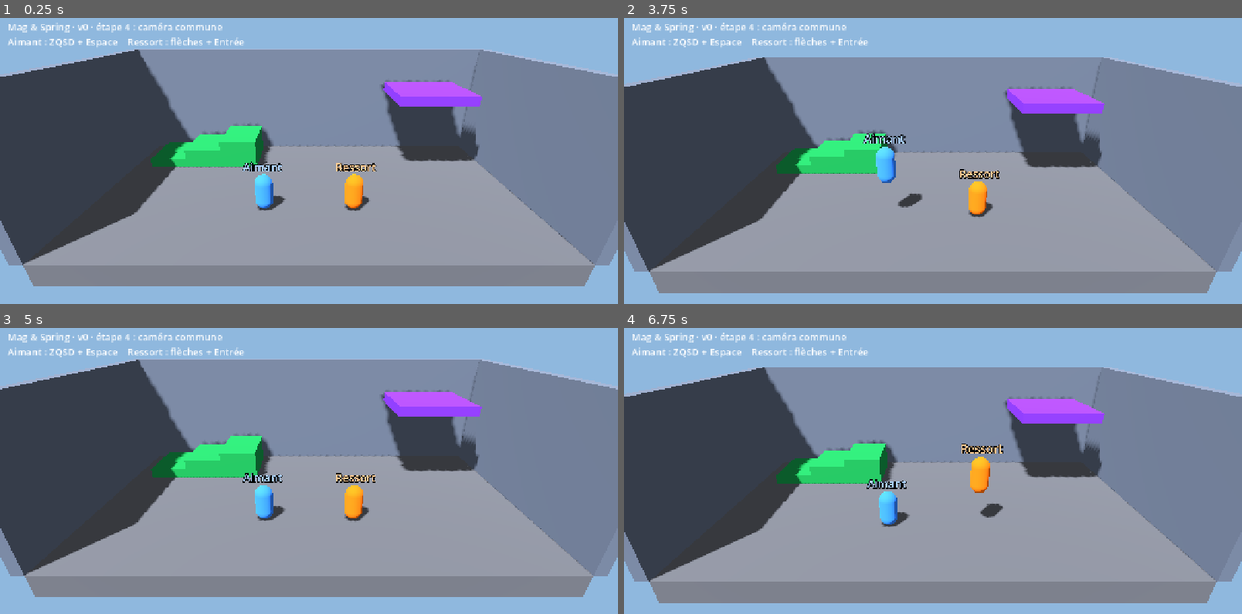
Above: before the commit, frames 1-4 (two rows, left to right).
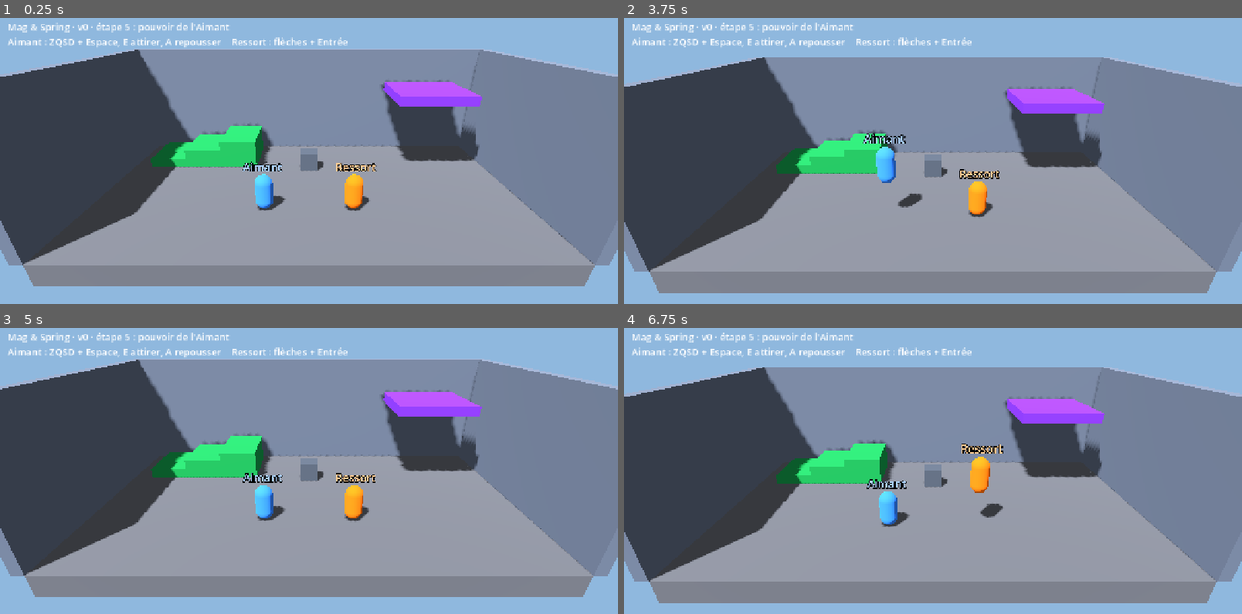
Above: after the commit, the same moments.

Repository: Aphyo/MagSpring
Game: Godot game, scene res://scenes/main.tscn
Two runs of this game, one before a commit and one after it. Both use one fixed random seed, a clock stepped at 60 frames per second and the inputs below.
Inputs:
- Up to frame 1 (0.25 s): no input
- Up to frame 2 (3.75 s): tap Enter at 0.5 s; tap Space at 3.5 s
- Up to frame 3 (5 s): no input
- Up to frame 4 (6.75 s): tap Enter at 6.5 s

The runs differ from the first frame. In frame 1, 0.9% of the frame differs, in the area x 19-57%, y 1-54%; in frame 2, 0.9%; in frame 3, 0.9%; in frame 4, 0.9%.

Commit message:
Étape 5 : l'Aimant attire et repousse une caisse métallique
Caisse RigidBody3D dans le groupe « metal ». Le nœud PouvoirAimant,
enfant de l'Aimant, pousse les objets métalliques à moins de 8 m vers
lui (E, maintenu) ou à l'opposé (A, maintenu), avec un cercle bleu ou
rouge au sol. Le Ressort n'a pas ce nœud, il ne peut rien sur le métal.

Co-Authored-By: Claude Opus 5.5 <noreply@anthropic.com>
Claude-Session: https://claude.ai/code/session_01HXSnhPy7Hz3624mnDq2J47

Diff:
--- /dev/null
+++ b/assets/materials/metal.tres
@@ -0,0 +1,6 @@
+[gd_resource type="StandardMaterial3D" format=3]
+
+[resource]
+albedo_color = Color(0.55, 0.6, 0.68, 1)
+metallic = 0.7
+roughness = 0.35
--- a/project.godot
+++ b/project.godot
@@ -86,6 +86,18 @@
 , Object(InputEventJoypadButton,"resource_local_to_scene":false,"resource_name":"","device":1,"button_index":0,"pressure":0.0,"pressed":false,"script":null)
 ]
 }
+p1_attirer={
+"deadzone": 0.2,
+"events": [Object(InputEventKey,"resource_local_to_scene":false,"resource_name":"","device":-1,"window_id":0,"alt_pressed":false,"shift_pressed":false,"ctrl_pressed":false,"meta_pressed":false,"pressed":false,"keycode":0,"physical_keycode":69,"key_label":0,"unicode":0,"location":0,"echo":false,"script":null)
+, Object(InputEventJoypadButton,"resource_local_to_scene":false,"resource_name":"","device":0,"button_index":10,"pressure":0.0,"pressed":false,"script":null)
+]
+}
+p1_repousser={
+"deadzone": 0.2,
+"events": [Object(InputEventKey,"resource_local_to_scene":false,"resource_name":"","device":-1,"window_id":0,"alt_pressed":false,"shift_pressed":false,"ctrl_pressed":false,"meta_pressed":false,"pressed":false,"keycode":0,"physical_keycode":81,"key_label":0,"unicode":0,"location":0,"echo":false,"script":null)
+, Object(InputEventJoypadButton,"resource_local_to_scene":false,"resource_name":"","device":0,"button_index":9,"pressure":0.0,"pressed":false,"script":null)
+]
+}
 
 [physics]
 
--- a/scenes/main.tscn
+++ b/scenes/main.tscn
@@ -1,9 +1,20 @@
-[gd_scene load_steps=5 format=3]
+[gd_scene load_steps=9 format=3]
 
 [ext_resource type="Script" path="res://scripts/main.gd" id="1_main"]
 [ext_resource type="PackedScene" path="res://scenes/levels/test_room.tscn" id="2_salle"]
 [ext_resource type="PackedScene" path="res://scenes/players/player.tscn" id="3_player"]
 [ext_resource type="Script" path="res://scripts/camera_duo.gd" id="4_camera"]
+[ext_resource type="Script" path="res://scripts/players/magnet_power.gd" id="5_aimant"]
+[ext_resource type="PackedScene" path="res://scenes/objects/metal_crate.tscn" id="6_caisse"]
+
+[sub_resource type="TorusMesh" id="TorusMesh_champ"]
+inner_radius = 1.3
+outer_radius = 1.5
+
+[sub_resource type="StandardMaterial3D" id="StandardMaterial3D_champ"]
+transparency = 1
+shading_mode = 0
+albedo_color = Color(0.3, 0.6, 1, 0.45)
 
 [node name="Main" type="Node3D"]
 script = ExtResource("1_main")
@@ -15,11 +26,22 @@
 nom = "Aimant"
 couleur = Color(0.23, 0.51, 0.96, 1)
 
+[node name="PouvoirAimant" type="Node3D" parent="Aimant"]
+script = ExtResource("5_aimant")
+
+[node name="Cercle" type="MeshInstance3D" parent="Aimant/PouvoirAimant"]
+transform = Transform3D(1, 0, 0, 0, 1, 0, 0, 0, 1, 0, 0.05, 0)
+mesh = SubResource("TorusMesh_champ")
+surface_material_override/0 = SubResource("StandardMaterial3D_champ")
+
 [node name="Ressort" parent="." instance=ExtResource("3_player")]
 transform = Transform3D(1, 0, 0, 0, 1, 0, 0, 0, 1, 2, 0, 2)
 player_id = 2
 nom = "Ressort"
 couleur = Color(0.98, 0.45, 0.09, 1)
+
+[node name="CaisseMetal" parent="." instance=ExtResource("6_caisse")]
+transform = Transform3D(1, 0, 0, 0, 1, 0, 0, 0, 1, 0, 0.5, -2.5)
 
 [node name="CameraDuo" type="Camera3D" parent="." node_paths=PackedStringArray("joueur_a", "joueur_b")]
 transform = Transform3D(1, 0, 0, 0, 1, 0, 0, 0, 1, 0, 9, 14)
@@ -32,8 +54,8 @@
 [node name="Titre" type="Label" parent="."]
 offset_left = 16.0
 offset_top = 12.0
-offset_right = 616.0
+offset_right = 816.0
 offset_bottom = 70.0
 theme_override_font_sizes/font_size = 20
-text = "Mag & Spring · v0 · étape 4 : caméra commune
-Aimant : ZQSD + Espace    Ressort : flèches + Entrée"
+text = "Mag & Spring · v0 · étape 5 : pouvoir de l'Aimant
+Aimant : ZQSD + Espace, E attirer, A repousser    Ressort : flèches + Entrée"
--- /dev/null
+++ b/scenes/objects/metal_crate.tscn
@@ -0,0 +1,25 @@
+[gd_scene load_steps=6 format=3]
+
+[ext_resource type="Script" path="res://scripts/objects/metal_crate.gd" id="1_caisse"]
+[ext_resource type="Material" path="res://assets/materials/metal.tres" id="2_metal"]
+
+[sub_resource type="PhysicsMaterial" id="PhysicsMaterial_caisse"]
+friction = 0.5
+
+[sub_resource type="BoxShape3D" id="BoxShape3D_caisse"]
+size = Vector3(1, 1, 1)
+
+[sub_resource type="BoxMesh" id="BoxMesh_caisse"]
+size = Vector3(1, 1, 1)
+
+[node name="CaisseMetal" type="RigidBody3D"]
+mass = 20.0
+physics_material_override = SubResource("PhysicsMaterial_caisse")
+script = ExtResource("1_caisse")
+
+[node name="Collision" type="CollisionShape3D" parent="."]
+shape = SubResource("BoxShape3D_caisse")
+
+[node name="Visuel" type="MeshInstance3D" parent="."]
+mesh = SubResource("BoxMesh_caisse")
+surface_material_override/0 = ExtResource("2_metal")
--- /dev/null
+++ b/scripts/objects/metal_crate.gd
@@ -0,0 +1,8 @@
+extends RigidBody3D
+## Une caisse en métal : la physique de Godot la fait tomber, glisser et rebondir.
+## Elle est dans le groupe « metal » : c'est ce groupe que l'Aimant cherche
+## autour de lui. Le Ressort, lui, ne sait rien faire avec le métal.
+
+
+func _ready() -> void:
+	add_to_group("metal")
--- /dev/null
+++ b/scripts/players/magnet_power.gd
@@ -0,0 +1,73 @@
+extends Node3D
+## Le pouvoir de l'Aimant, à placer comme enfant du joueur Aimant.
+## Touche maintenue : attire (E) ou repousse (A) les objets du groupe « metal » proches.
+##
+## Comment ça marche : pour chaque objet métallique à portée, on calcule la vitesse
+## qu'on voudrait lui donner (vers l'Aimant ou à l'opposé), puis on le pousse avec
+## une force juste assez forte pour l'en rapprocher. C'est plus stable qu'une
+## force fixe, qui ferait partir la caisse comme une fusée.
+
+## Distance maximale d'action, en mètres.
+@export var portee: float = 8.0
+## Vitesse maximale donnée à un objet attiré ou repoussé, en m/s.
+@export var vitesse_max: float = 5.0
+## En attirant, l'objet s'arrête à cette distance pour ne pas écraser l'Aimant.
+@export var distance_arret: float = 2.0
+## Réactivité : plus c'est grand, plus l'objet atteint vite sa vitesse voulue.
+@export var reactivite: float = 6.0
+
+## Couleurs du cercle au sol : bleu pour attirer, rouge pour repousser.
+const COULEUR_ATTIRE := Color(0.3, 0.6, 1.0, 0.45)
+const COULEUR_REPOUSSE := Color(1.0, 0.3, 0.25, 0.45)
+
+@onready var joueur: CharacterBody3D = get_parent()
+@onready var cercle: MeshInstance3D = $Cercle
+var _materiau_cercle: StandardMaterial3D
+
+
+func _ready() -> void:
+	_materiau_cercle = cercle.get_active_material(0).duplicate()
+	cercle.material_override = _materiau_cercle
+	cercle.visible = false
+
+
+func _physics_process(delta: float) -> void:
+	# +1 = attirer, -1 = repousser, 0 = rien. Le joueur dit quelles touches sont les siennes.
+	var sens := 0
+	if Input.is_action_pressed(joueur.action("attirer")):
+		sens = 1
+	elif Input.is_action_pressed(joueur.action("repousser")):
+		sens = -1
+
+	cercle.visible = sens != 0
+	if sens == 0:
+		return
+	_materiau_cercle.albedo_color = COULEUR_ATTIRE if sens == 1 else COULEUR_REPOUSSE
+
+	for objet in get_tree().get_nodes_in_group("metal"):
+		if objet is RigidBody3D:
+			_agir_sur(objet, sens)
+
+
+func _agir_sur(objet: RigidBody3D, sens: int) -> void:
+	# Vecteur de l'objet vers l'Aimant, à plat (on ne soulève pas les objets).
+	var vers_aimant := joueur.global_position - objet.global_position
+	vers_aimant.y = 0.0
+	var distance := vers_aimant.length()
+	if distance > portee or distance < 0.01:
+		return
+
+	# La vitesse qu'on voudrait donner à l'objet.
+	var vitesse_voulue := Vector3.ZERO
+	if sens == 1 and distance > distance_arret:
+		vitesse_voulue = vers_aimant.normalized() * vitesse_max
+	elif sens == -1:
+		# Plus l'objet est proche, plus il est repoussé fort.
+		vitesse_voulue = -vers_aimant.normalized() * vitesse_max * (1.0 - distance / portee) * 1.5
+
+	# On compare avec sa vitesse actuelle (à plat) et on pousse pour corriger l'écart.
+	var vitesse_actuelle := objet.linear_velocity
+	vitesse_actuelle.y = 0.0
+	var force := (vitesse_voulue - vitesse_actuelle) * objet.mass * reactivite
+	objet.apply_central_force(force)
+	objet.sleeping = false
Not shown, added: scripts/objects/metal_crate.gd.uid
Not shown, added: scripts/players/magnet_power.gd.uid
Not shown, removed: scenes/objects/.gitkeep
Not shown, removed: scripts/objects/.gitkeep
